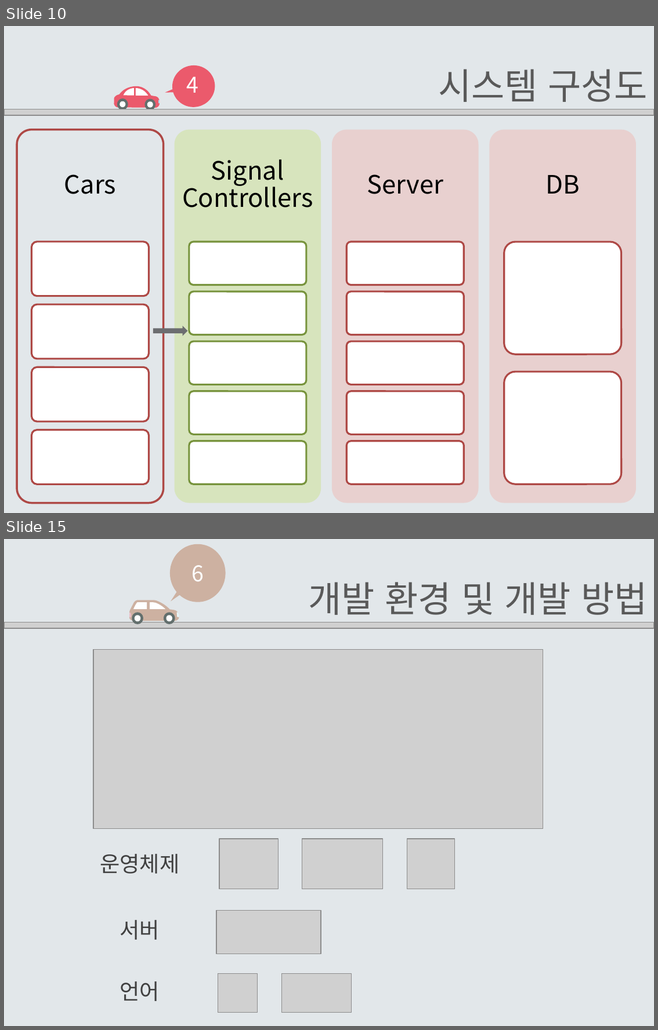
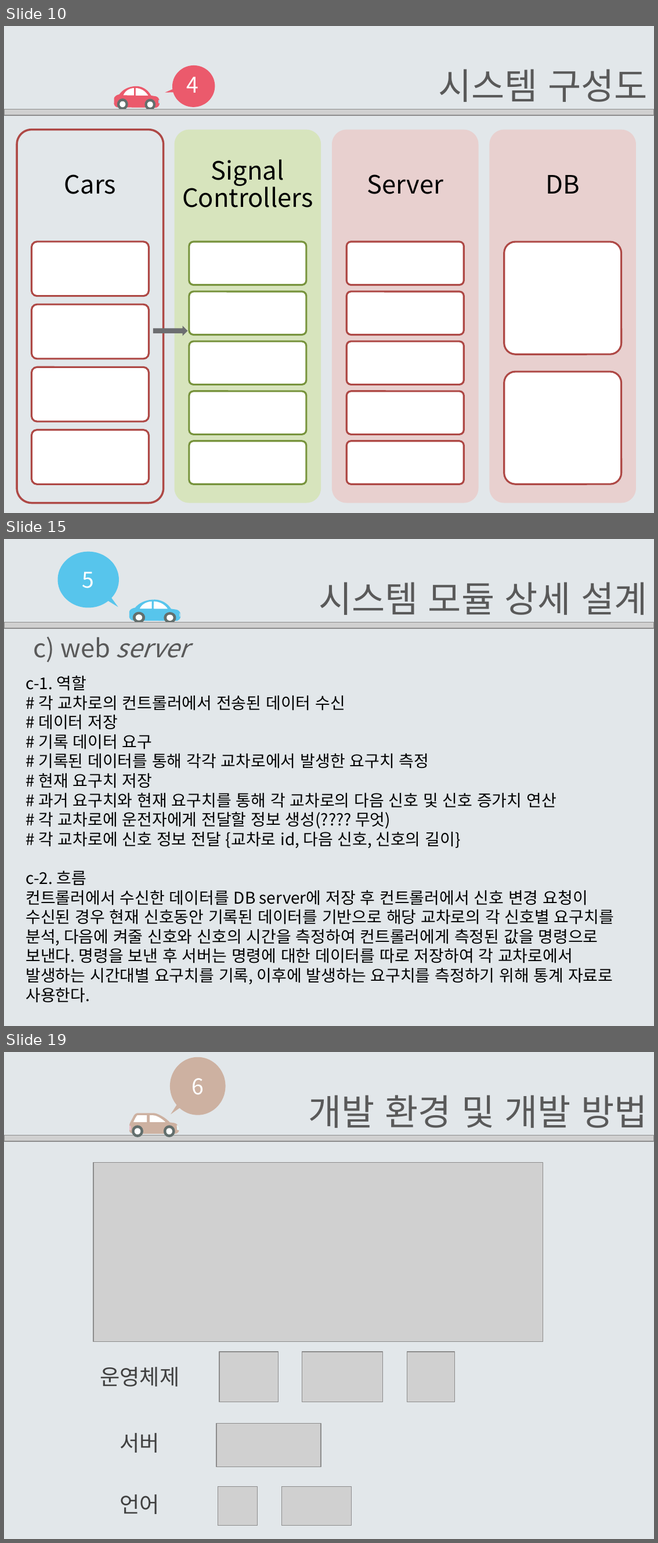
Before and after one commit to EomHeeSang/grad_proj, a slide deck: 발표자료/설계서2-14(엄희상,박주호,김태경).pptx. Shown one above the other, each under a label of ours: slides 10 and 15 before the commit, slides 10, 15 and 19 after it; the slides between them are not shown. The pictures are 658x1030 and 658x1543 pixels, drawn with LibreOffice and Linux fonts; fonts in the diff are those of the drawing; grey boxes stand for pictures. Boxes give left, top, right and bottom in pixels: in the first picture for what was removed or moved away, otherwise in the second. Text is boxed around its words. In the diff, an @@ line names an element or a change of style, - is before the commit and + after.

Commit message:
17.2.17
발표자료 수정&추가 commit

```diff
--- a/발표자료/설계서2-14(엄희상,박주호,김태경).pptx
+++ b/발표자료/설계서2-14(엄희상,박주호,김태경).pptx
@@ slide 15 added at <box>4,539,654,1026</box>, background #E2E7EA @@
@@ group added at <box>58,551,181,624</box>: 10 freeform shapes, 1 text @@
+5
@@ text added at <box>318,582,647,615</box>, 40 pt, text #595959 @@
+시스템 모듈 상세 설계
@@ picture added at <box>4,622,654,628</box> @@
@@ text added at <box>34,636,189,662</box>, 28 pt, text #595959, italic @@
+c) web server
@@ text added at <box>25,675,614,1003</box>, 18 pt, text #000000 @@
+c-1. 역할
+# 각 교차로의 컨트롤러에서 전송된 데이터 수신
+# 데이터 저장
+# 기록 데이터 요구
+# 기록된 데이터를 통해 각각 교차로에서 발생한 요구치 측정
+# 현재 요구치 저장
+# 과거 요구치와 현재 요구치를 통해 각 교차로의 다음 신호 및 신호 증가치 연산
+# 각 교차로에 운전자에게 전달할 정보 생성(???? 무엇)
+# 각 교차로에 신호 정보 전달 {교차로 id, 다음 신호, 신호의 길이}
+c-2. 흐름
+컨트롤러에서 수신한 데이터를 DB server에 저장 후 컨트롤러에서 신호 변경 요청이 수신된 경우 현재 신호동안 기록된 데이터를 기반으로 해당 교차로의 각 신호별 요구치를 분석, 다음에 켜줄 신호와 신호의 시간을 측정하여 컨트롤러에게 측정된 값을 명령으로 보낸다. 명령을 보낸 후 서버는 명령에 대한 데이터를 따로 저장하여 각 교차로에서 발생하는 시간대별 요구치를 기록, 이후에 발생하는 요구치를 측정하기 위해 통계 자료로 사용한다.
@@ what was slide 15 is now slide 19 @@
```
Also in this commit, not shown: 5 slides changed, 4 other slides added, 3 other files.
